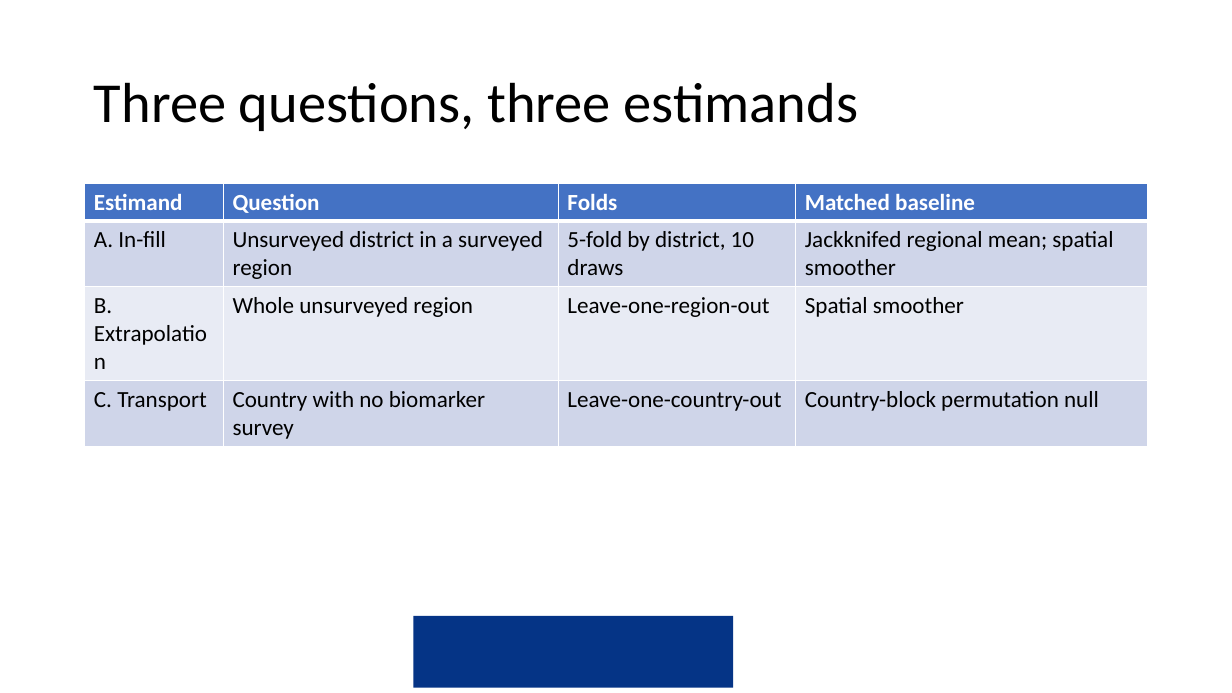
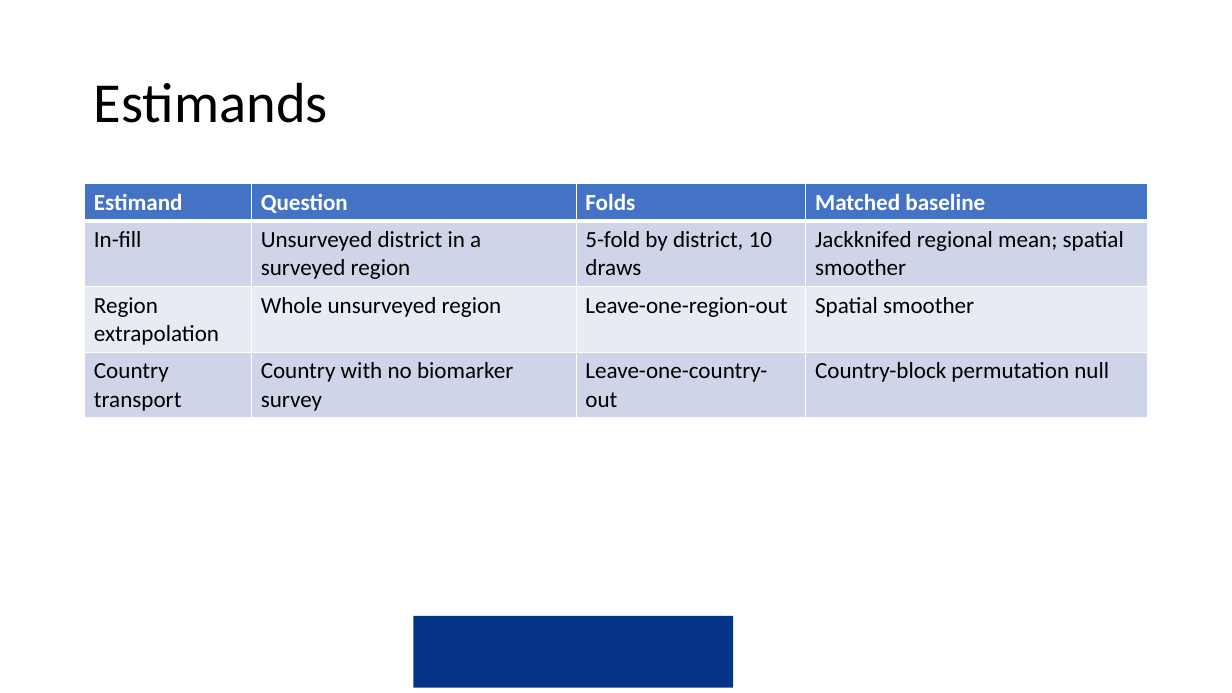
Before and after one commit to amertens/mn-prediction, a slide deck: slide 15 of docs/slides/MN-proxy-Ghana-presentation-2026-09.pptx (slide 12 before the commit). Drawn at 1232x693 pixels with LibreOffice and Linux fonts; fonts in the diff are those of the drawing; background and template pictures are left out. Boxes give left, top, right and bottom in pixels: in the first picture for what was removed or moved away, otherwise in the second. Text is boxed around its words. In the diff, an @@ line names an element or a change of style, - is before the commit and + after.

```diff
--- a/docs/slides/MN-proxy-Ghana-presentation-2026-09.pptx
+++ b/docs/slides/MN-proxy-Ghana-presentation-2026-09.pptx
@@ title at box(94, 82, 328, 123): text changed @@
-Three questions, three estimands
+Estimands
@@ table at box(85, 184, 1148, 623) @@
-row 2, column 1: A. In-fill
+row 2, column 1: In-fill
-row 3, column 1: B. Extrapolation
+row 3, column 1: Region extrapolation
-row 4, column 1: C. Transport
+row 4, column 1: Country transport
```
Also in this commit, not shown: 19 other slides changed, 30 slides added, 20 slides removed, 7 other files.
